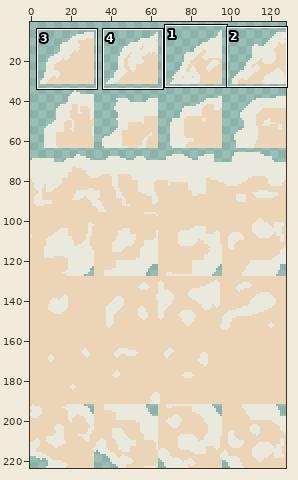
Sprite sheet -- godot/assets/gfx/environment/autotile.png. The picture above shows the old version from afar; the outline marks the close-up.
Close-up. Old version:
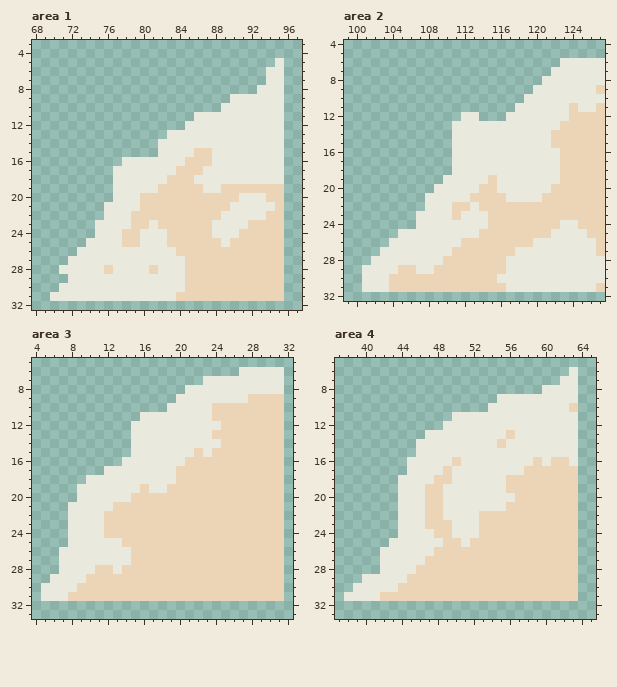
The file is 128x224 pixels. Shown: area 1: x 68..97, y 3..32; area 2: x 99..127, y 4..32; area 3: x 4..32, y 5..33; area 4: x 37..65, y 5..33. The wide view leaves out empty margins. The commit also changed other parts of the picture, which this record leaves out.
And afterwards:
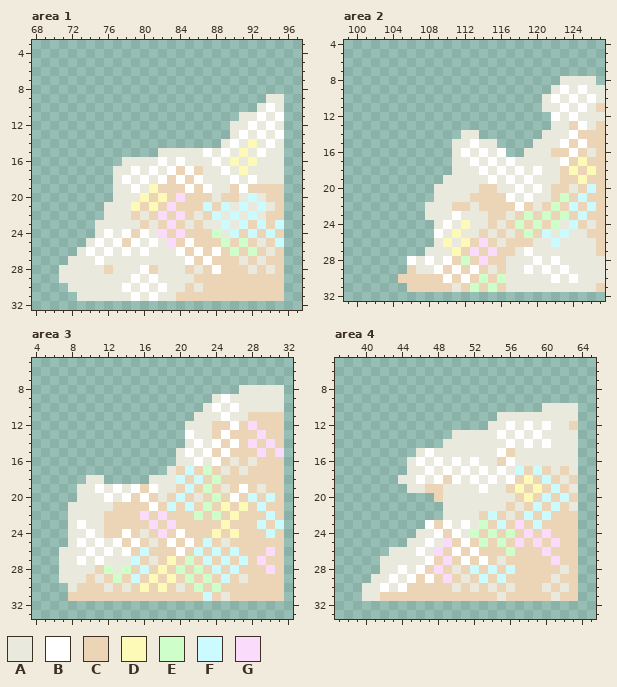
Palette (. is transparent): A #e9e9dd  B #ffffff  C #ebd5b6  D #fcfab6  E #ceffcb  F #cbfaff  G #fadbfc
The edit:
Changed rows in their new state; - is an unchanged pixel.
Area 1:
first column x 70:
 5 -------------------------.
 6 ------------------------..
 7 ------------------------..
 8 -----------------------...
 9 --------------------....--
10 -------------------....-B-
11 ----------------.....--B-B
12 ---------------.....--B-B-
13 -------------.......-B-B-B
14 ------------.......-B-D-B-
15 ----------------AB-B-D-B--
16 ------------B-BAAAB-D-D---
17 ---------B-B-B-B---B-D----
18 --------B-B-B-B-B---B-B---
19 ---------B-D---B-B-A-B----
20 ----------D-D-G---A---F---
21 ---------D-D-G---F-F-F-F--
22 ----------A-G-G-A-F-F-F---
23 ---------A---G-A-A-F-F-F-F
24 ------B-B-B-G-G---E-F-F-F-
25 -----B-B-B-B-G-B---E-E-A-F
26 ----B-B-B-B---B-B-B-E-E-A-
27 -----B---------B-B---A-A--
28 ----------B-----A-B---A-A-
29 -A-------B-B---A----------
30 -.------B-B-B---A---------
31 ...------B-B--------------
Area 2:
first column x 101:
 6 ----------------------.....
 7 ---------------------......
 8 --------------------..----.
 9 -------------------..-B-B-A
10 ------------------..-B-B-B-
11 -----------------...--BAB--
12 -----------..---.....B-BAAA
13 ----------...........-A-BA-
14 ----------.--.......-AAB---
15 ------------B--....--AB-B--
16 -----------B-B-B..---C-B-A-
17 ------------B-B-B-----B-D--
18 -------------B-B-B-B---D-D-
19 --------------B-B-B-----D--
20 -----------------B-B---A-F-
21 -------.--------B-B-A-E-F--
22 -----------------B-A-E-F-F-
23 ------.---B-----A-E-E-E-F--
24 ------..-B-D---A-E-E-E-F-A-
25 ----....B-D---A-A-E-F-F----
26 ---.....-D-D-G-A-----F-----
27 --.....---D-G-G---B--------
28 -....B-B-B-E-G-----B-B-----
29 .....---B-B-B-A---B-B-B----
30 ....-----B-B-E-E-----B-B---
31 .....-----A-E-E------------
Area 3:
first column x 5:
 6 ----------------------.....
 7 ------------------.........
 8 ----------------......-----
 9 ---------------....-B--AAAA
10 --------------....-BABAAAAA
11 -----------......--ABAA----
12 ----------......---C-B-G---
13 ----------......B---B---G--
14 ----------......-B-B-B-G-G-
15 ----------.....-BAB-B---G-G
16 ---------......-ABAB-A-A---
17 -------.......--F-E-A-A----
18 -------.....---F-F-E-------
19 ------B-B-B-B-A-F-E-A-B-A--
20 -------B-B-B-A-F-A-E-B-F-F-
21 ------------B-F-F-E-D-D-F--
22 -----------G-G---E-E-D---F-
23 ----B-------G-G-----D---F-F
24 -----B---B-A-G-B---D-D---F-
25 ----B-B-B-B-A-B-B-F-A------
26 -----B-B-B-F---B-F-F-F---G-
27 ----B-B---F-A-D-E-F-F-F-G--
28 -------E-E-F-D-E-E-F-F---G-
29 -.----A-E-F-D-D-E-E-F-A----
30 ...----A-A-D-D-A-E-E-------
31 ...---------------F-A------
Area 4:
first column x 38:
 6 -------------------------.
 7 ------------------------..
 8 ----------------------....
 9 -----------------.........
10 ----------------......---A
11 ------------.....---------
12 -----------.....--B-B-B--C
13 ---------...-----BAB-B----
14 --------...------AB-B-B---
15 ---------B-------BC-------
16 --------B-B-B-B--CB--A-AA-
17 ---------B-B-B-B-B-F-F-A-A
18 --------B-B-B-B-B-B-D-F-A-
19 ------.--------B---D-D-F-A
20 ------....----------D-F-F-
21 ------.....--------A-F-F-A
22 ------.....-----F-A-F-F---
23 ------...B-B-B-E-F-G-F----
24 ------..--B-B-E-E-E-G-G---
25 -----..--B-G-B-E-E-G-G-G--
26 ----.---B-G-B-B---E---G---
27 ---------B-G-B-B-A-----G--
28 ------B-B-G-A-F-F-F-----A-
29 --.--B-B-B-G-A-F-F-----A--
30 -.--B-B-----A-A-A-A---A-A-
31 ..---------------A-----A--
Pixel boxes of the changes (left, top, right, bottom) in both close-ups:
changed: (50, 58, 284, 301)
changed: (362, 58, 605, 292)
changed: (41, 367, 284, 601)
changed: (344, 367, 578, 601)
